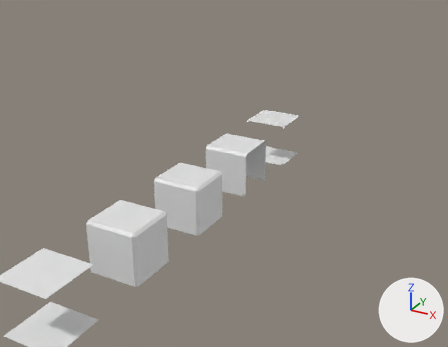
One commit to the Blender file Assets/Models/CorneredBlock.blend: the scene before it, then after it.
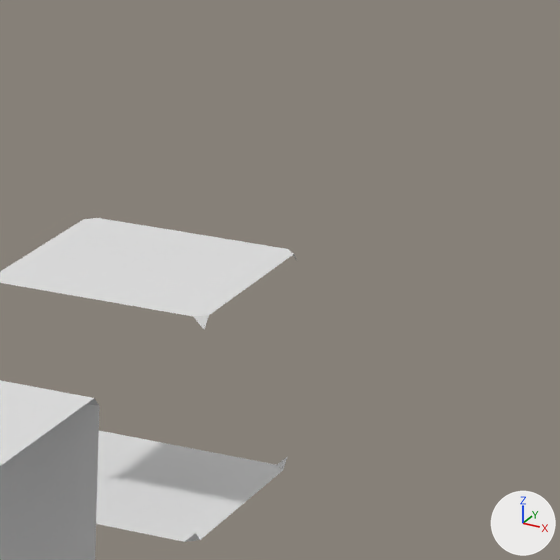
Old and new are each drawn from a 50 mm camera at (6.02, 10.48, 5.45) aimed at (-1.62, 24.37, -1.49) and again close up on the part from 56% to 77% of the width and 21% to 49% of the height. The axes (+X, +Y, +Z) are drawn at lower right. The lights are the same throughout.

Script lines for the objects in view, before the commit:
```python
me_cube_003 = bpy.data.meshes.new('Cube.003')
me_cube_003.from_pydata(...)  # 32 vertices, 25 faces; spans x -0.5..0.5, y -0.5..0.5, z -0.5..0.5
me_cube_003.materials.append(mat_material)  # white #e7e7e7
me_cube_013 = bpy.data.meshes.new('Cube.013')
me_cube_013.from_pydata(...)  # 32 vertices, 26 faces; spans x -0.5..0.5, y -0.5..0.5, z -0.5..0.5
me_cube_013.materials.append(mat_material)  # white #e7e7e7
ob_11 = bpy.data.objects.new('11', me_cube_003)
ob_11.location = (0.0, 22.0, 0.0)
ob_12 = bpy.data.objects.new('12', me_cube_013)
ob_12.location = (0.0, 24.0, 0.0)
```
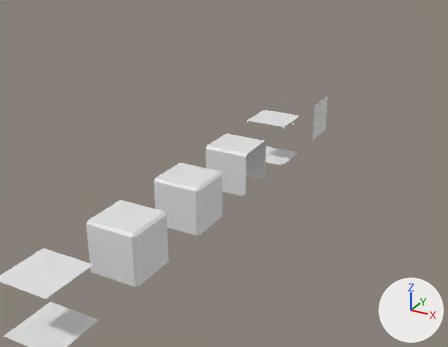
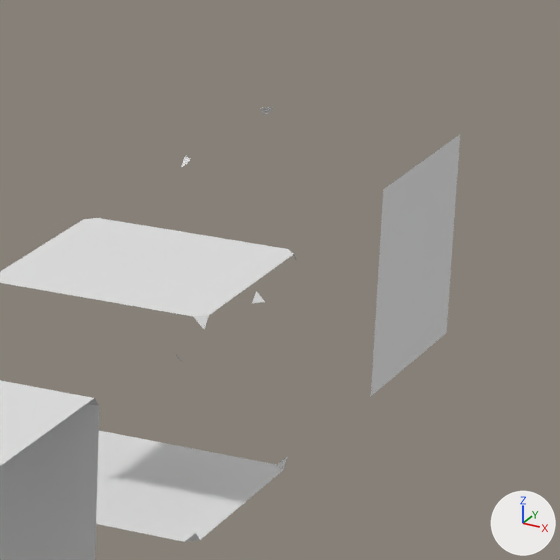
Pixel boxes (x1, y1, x2, y2) of what changed, in the close-ups (560 x 560 px):
'13', added: after (175, 107, 460, 396)

Edits to the bpy script that builds the scene:
```text
Add me_cube_005:
    me_cube_005.from_pydata([(-0.5, -0.45, -0.5), (-0.5, 0.45, -0.5), (-0.5, 0.45, 0.5), (-0.5, -0.45, 0.5), (-0.45, -0.5, 0.5), (-0.45, 0.5, -0.5), (-0.45, 0.5, 0.5), (-0.45, -0.5, -0.5), (-0.5, 0.5, 0.45), (-0.5, 0.5, -0.45), (-0.5, -0.5, -0.45), (-0.5, -0.5, 0.45), (0.5, 0.5, -0.5), (0.5, 0.5, 0.5), (0.5, -0.5, -0.5), (0.5, -0.5, 0.5)], [], [(4, 3, 11), (0, 7, 10), (2, 6, 8), (5, 1, 9), (15, 14, 12, 13)])
    me_cube_005.materials.append(mat_material)  # white #e7e7e7
Add ob_13:
    ob_13 = bpy.data.objects.new('13', me_cube_005)
    ob_13.location = (0.0, 26.0, 0.0)
```
